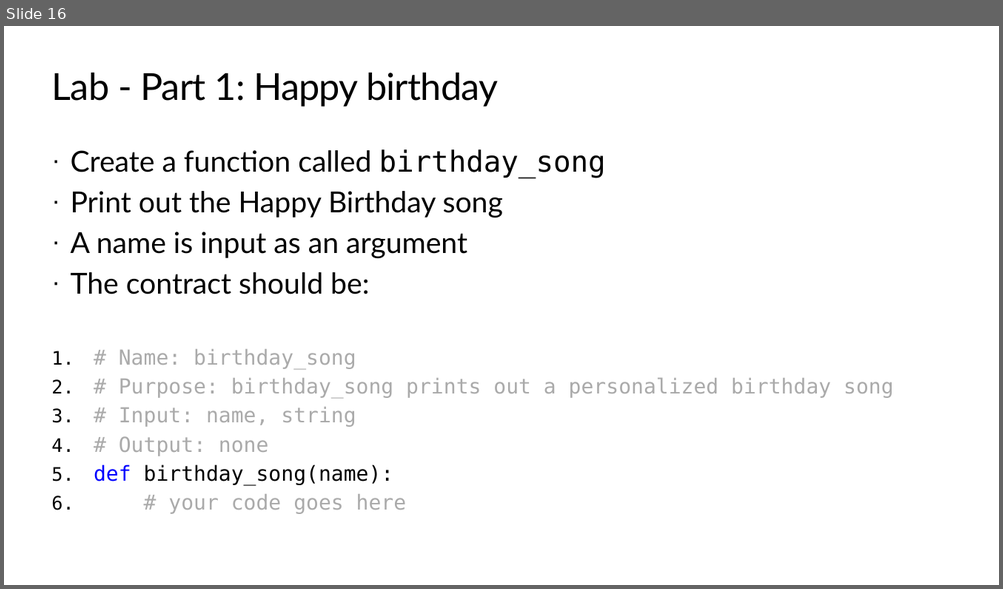
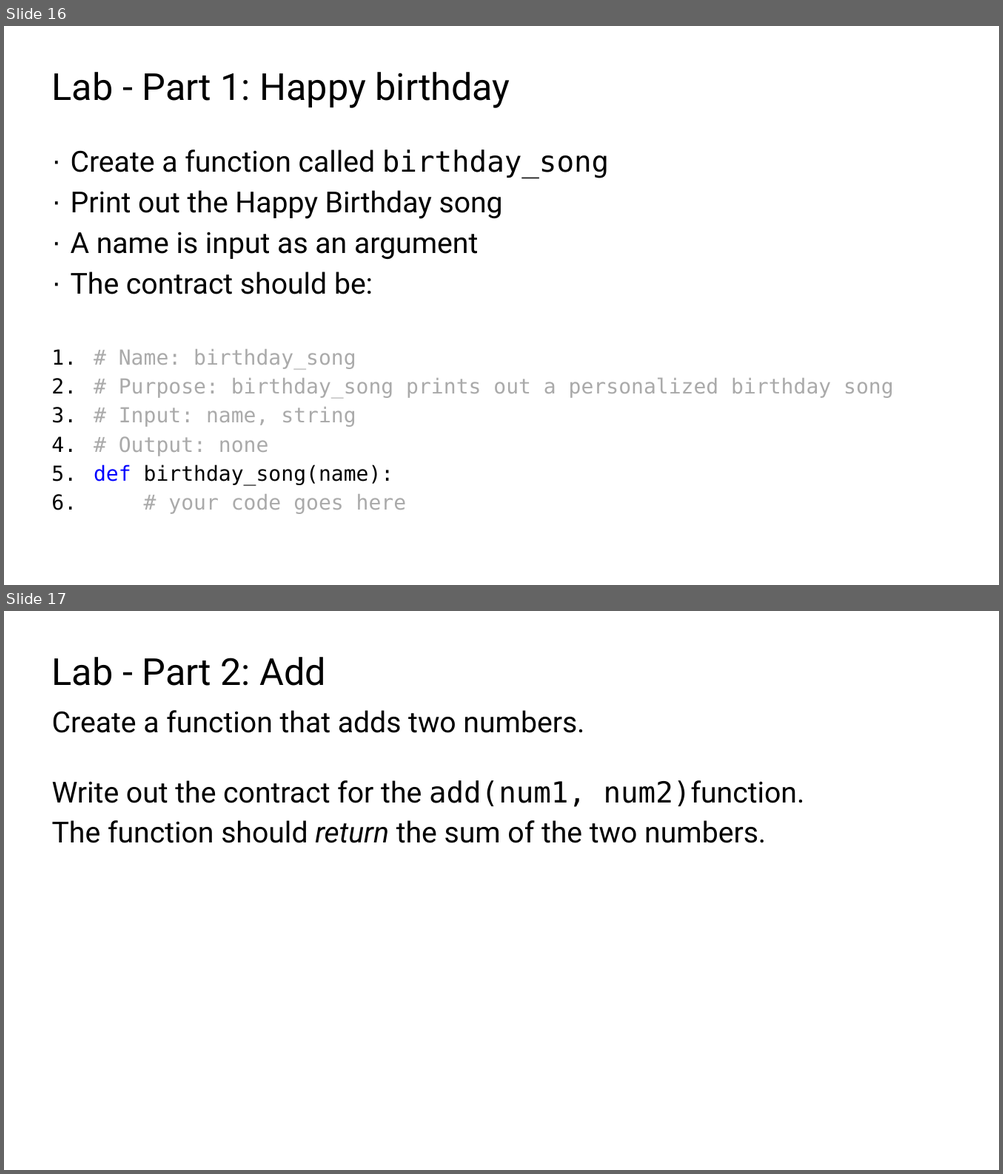
Before and after one commit to TEALSK12/2nd-semester-introduction-to-computer-science, a slide deck: docs/units/3_unit/slidedecks/Intro Python 3.02 TEALS.pptx. Shown one above the other, each under a label of ours: slide 16 before the commit, slides 16 and 17 after it. The pictures are 1003x589 and 1003x1174 pixels, drawn with LibreOffice and Linux fonts; fonts in the diff are those of the drawing; background and template pictures are left out. Boxes give left, top, right and bottom in pixels: in the first picture for what was removed or moved away, otherwise in the second. Text is boxed around its words. In the diff, an @@ line names an element or a change of style, - is before the commit and + after.

```diff
--- a/docs/units/3_unit/slidedecks/Intro Python 3.02 TEALS.pptx
+++ b/docs/units/3_unit/slidedecks/Intro Python 3.02 TEALS.pptx
@@ slide 17 added at [4, 611, 999, 1170], background #FFFFFF @@
@@ title added at [52, 657, 327, 686], 36 pt, text #000000 @@
+Lab - Part 2: Add
@@ text added at [52, 710, 805, 843], 28 pt, text #000000 @@
+Create a function that adds two numbers.
+Write out the contract for the add(num1, num2)function.
+The function should return the sum of the two numbers.
@@ slide 16 changed as well @@
@@ title "Lab - Part 1: Happy ..." at [52, 72, 510, 108]: font Lato to Roboto, letter spacing -0.5 to 0 pt @@
@@ text "Create a function called birthday_song" at [71, 150, 893, 514]: font Lato to Roboto in "Create a function called", "Print out the Happy Birthday song", "A name is input as an argument", "The contract should be:"; less space between paragraphs @@
```
Also in this commit, not shown: 15 other slides changed, 1 other slide added, 2 slides removed, 10 other files.
